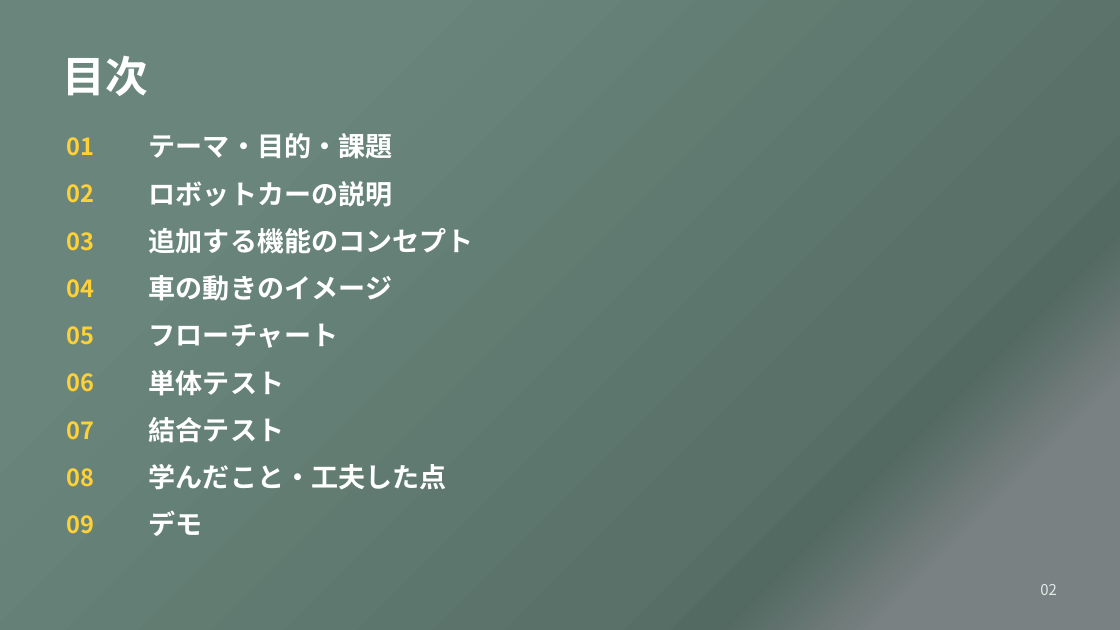
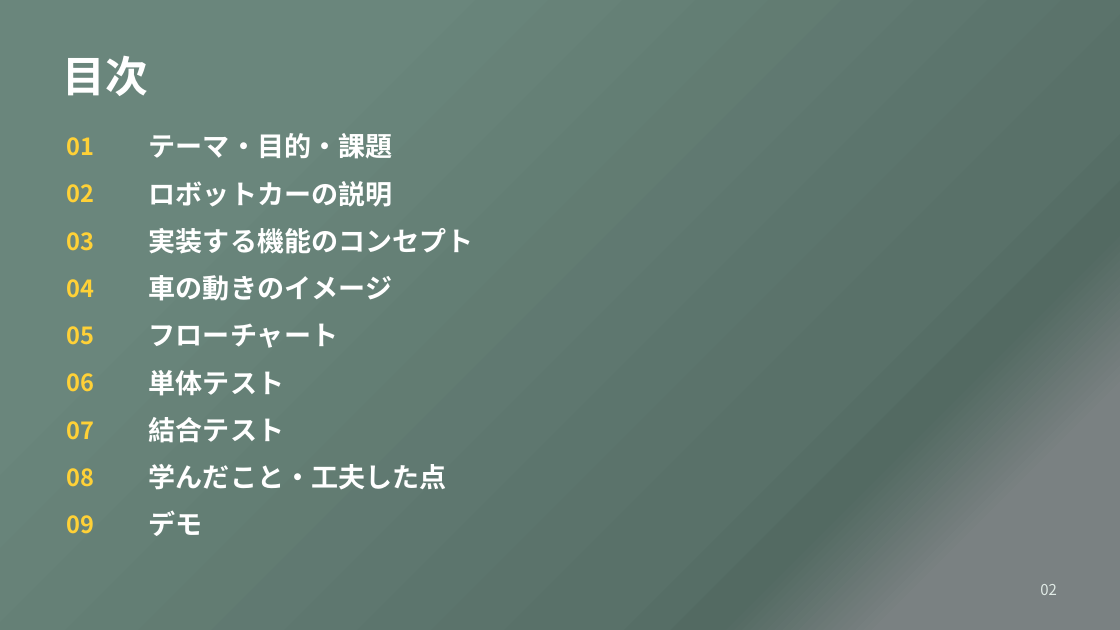
Before and after one commit to aaa1550/-, a slide deck: slide 2 of docs/files/OSOYOO_robot_car_presentation.pptx. Drawn at 1120x630 pixels with LibreOffice and Linux fonts; fonts in the diff are those of the drawing. Boxes give left, top, right and bottom in pixels: in the first picture for what was removed or moved away, otherwise in the second. Text is boxed around its words. In the diff, an @@ line names an element or a change of style, - is before the commit and + after.

```diff
--- a/docs/files/OSOYOO_robot_car_presentation.pptx
+++ b/docs/files/OSOYOO_robot_car_presentation.pptx
@@ text at [149,228,474,254]: text changed @@
-追加する機能のコンセプト
+実装する機能のコンセプト
```
Also in this commit, not shown: 6 other slides changed, 3 other files.
